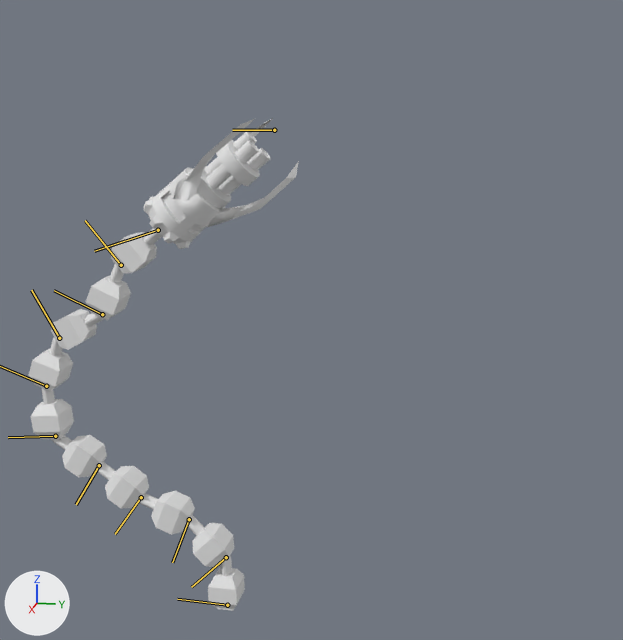
The FBX model プロトタイプ/ShootingGame/Assets/3DObj/Brain_Golem/Balkan_Tentacles.FBX as it was, and as the next commit left it.
The view is the same before and after, from a camera (50 mm lens) standing at (432.0, 137.0, 281.0) and looking at (-6.0, 49.0, 171.0). The axes (+X, +Y, +Z) are drawn at lower left. The lights are the same throughout. Both versions are drawn at frame 57 of the action 'Take 001'; the numbers are the values there. The bones that bend it are drawn over the model as lines.

In view in the first picture: 'Arm', 'Cable', 'Muzzle'.
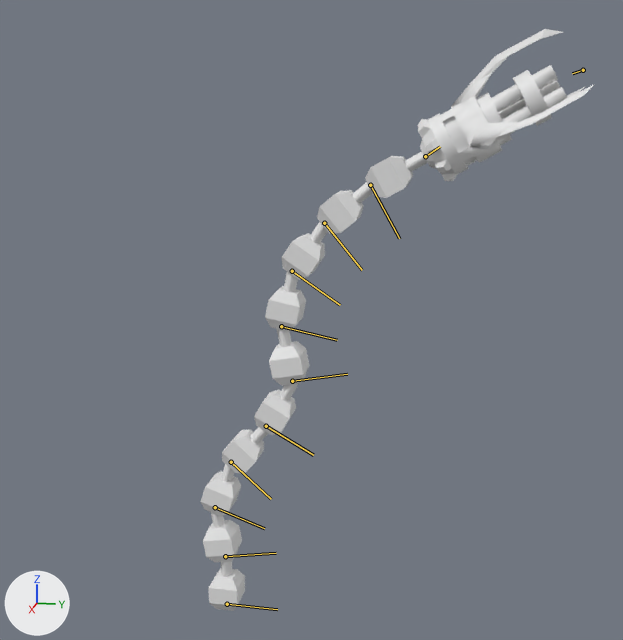
The edits, one by one:
Bone 'Bone001' (bone_bone001) moves from (0.0, 0.5, -0.8) to (0.0, 0.0, 0.0).
Bone 'Bone001' (bone_bone001) turns from (-180, 0, 0) to (0, 0, 0) degrees about its own x, y and z.
Bone 'Bone002' (bone_bone002) turns from (0, 0, 45) to (0, 0, -10) degrees about its own x, y and z.
Bone 'Bone003' (bone_bone003) turns from (0, 0, 24) to (0, 0, 29) degrees about its own x, y and z.
Bone 'Bone004' (bone_bone004) turns from (0, 0, -14) to (0, 0, 22) degrees about its own x, y and z.
Bone 'Bone005' (bone_bone005) turns from (0, 0, 3) to (0, 0, -12) degrees about its own x, y and z.
Bone 'Bone006' (bone_bone006) turns from (0, 0, -53) to (0, 0, -40) degrees about its own x, y and z.
Bone 'Bone007' (bone_bone007) turns from (0, 0, -25) to (0, 0, 22) degrees about its own x, y and z.
Bone 'Bone008' (bone_bone008) turns from (0, 0, -42) to (0, 0, 22) degrees about its own x, y and z.
Bone 'Bone009' (bone_bone009) turns from (0, 0, 38) to (0, 0, 16) degrees about its own x, y and z.
Bone 'Bone010' (bone_bone010) turns from (2, 1, -27) to (-1, 0, 11) degrees about its own x, y and z.

Location of each change, [x1, y1, x2, y2] in pixels of the pictures (623 x 640 px):
'Cable', posed (20% taller): before [28, 228, 245, 609]; after [200, 152, 427, 611]
'Arm', posed (15% wider, 16% taller): before [144, 118, 299, 249]; after [417, 29, 595, 181]
'Muzzle', posed: before [205, 130, 270, 196]; after [491, 65, 567, 122]
bone 'Bone001', root to tip: before (227, 605) to (177, 599); after (227, 604) to (277, 609)
bone 'Bone002', root to tip: before (226, 557) to (191, 587); after (225, 556) to (276, 553)
bone 'Bone003', root to tip: before (189, 519) to (172, 562); after (215, 507) to (264, 528)
bone 'Bone004', root to tip: before (141, 497) to (115, 534); after (231, 462) to (271, 499)
bone 'Bone005', root to tip: before (99, 465) to (76, 504); after (266, 426) to (313, 455)
bone 'Bone006', root to tip: before (55, 436) to (8, 437); after (292, 381) to (347, 374)
bone 'Bone008', root to tip: before (59, 338) to (31, 290); after (292, 271) to (340, 305)
bone 'Bone009', root to tip: before (102, 314) to (54, 290); after (324, 223) to (362, 270)
bone 'Bone010', root to tip: before (121, 265) to (85, 220); after (370, 185) to (399, 238)
